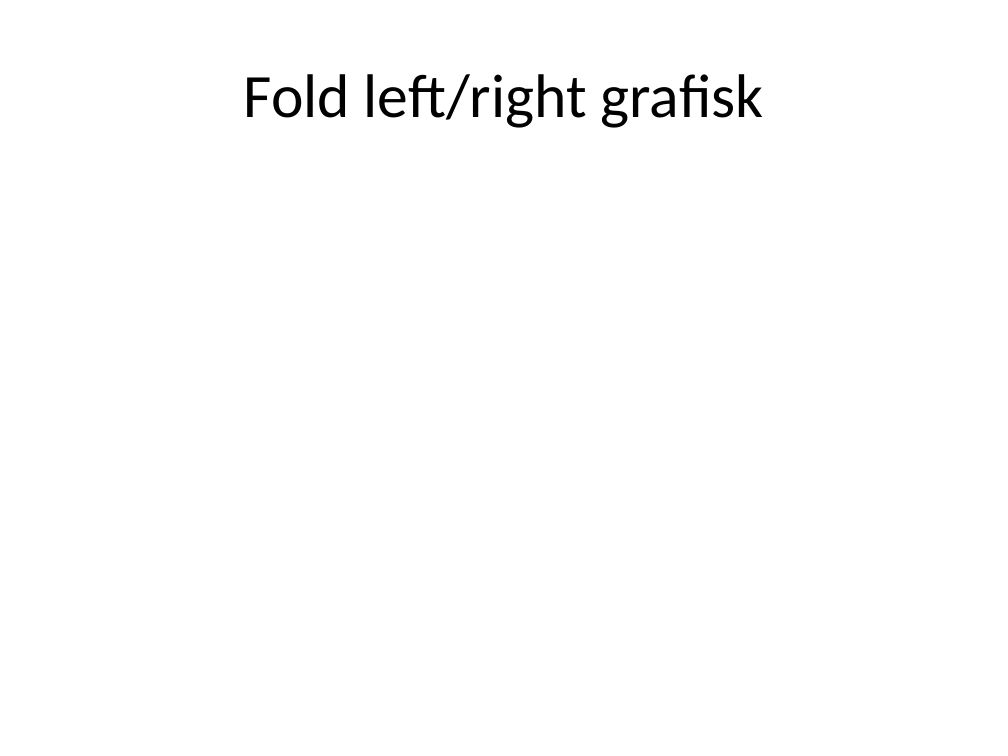
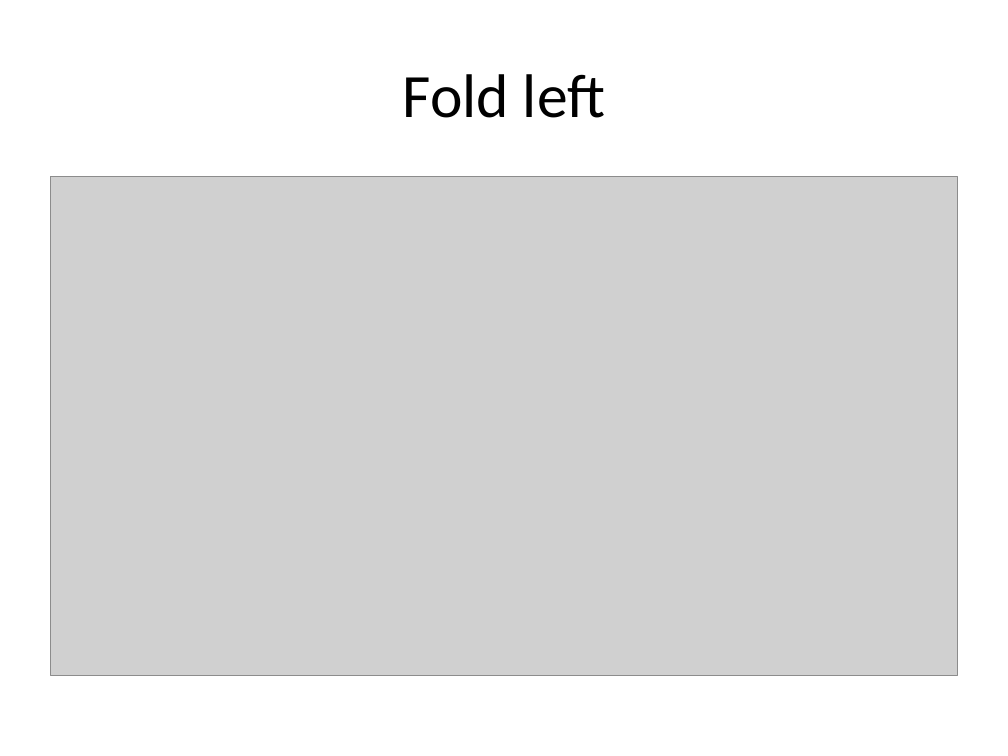
Before and after one commit to janeriksvendsen/functionalprogramming0, a slide deck: slide 14 of presentation/FunctionalProgramming0.pptx (slide 6 before the commit). Drawn at 1008x756 pixels with LibreOffice and Linux fonts; fonts in the diff are those of the drawing; grey boxes stand for pictures. Boxes give left, top, right and bottom in pixels: in the first picture for what was removed or moved away, otherwise in the second. Text is boxed around its words. In the diff, an @@ line names an element or a change of style, - is before the commit and + after.

```diff
--- a/presentation/FunctionalProgramming0.pptx
+++ b/presentation/FunctionalProgramming0.pptx
@@ title at (x1=403, y1=74, x2=605, y2=118): text changed @@
-Fold left/right grafisk
+Fold left
@@ picture added at (x1=50, y1=176, x2=958, y2=675) @@
```
Also in this commit, not shown: 2 other slides changed, 11 slides added, 3 slides removed, 1 other file.
